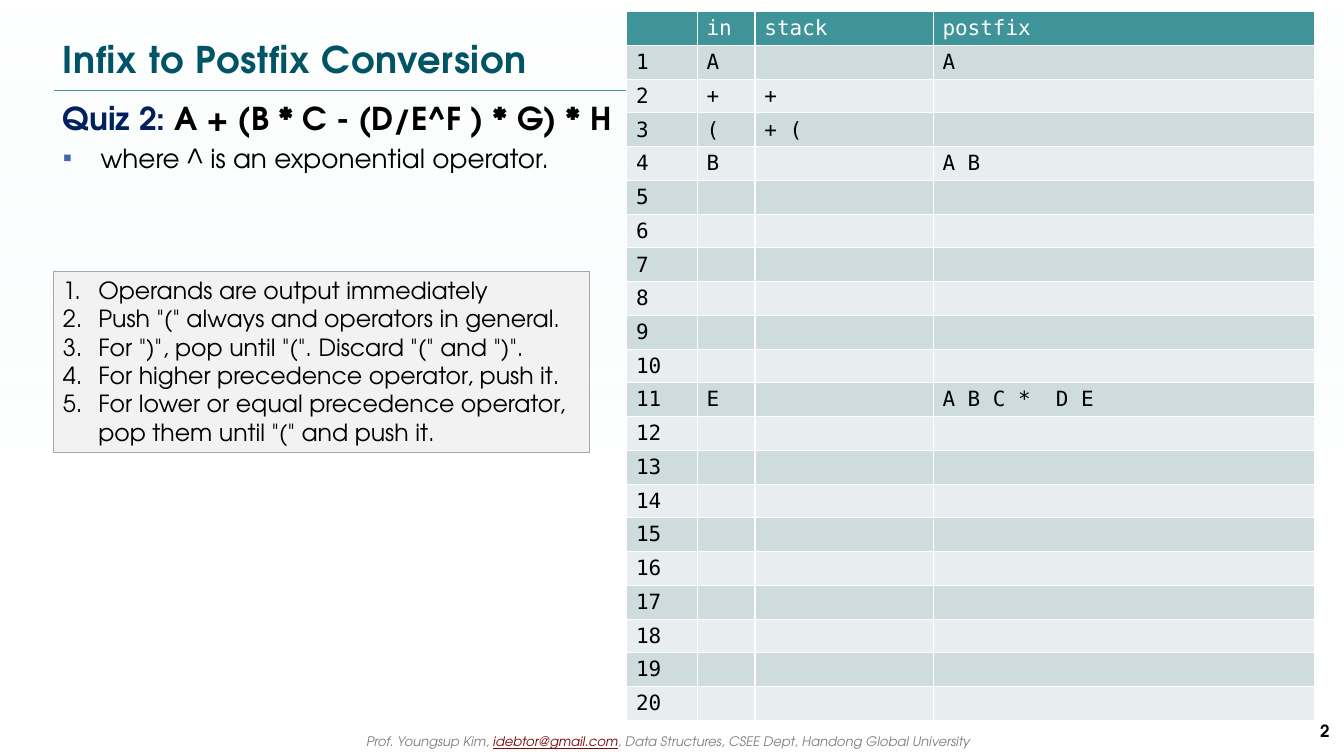
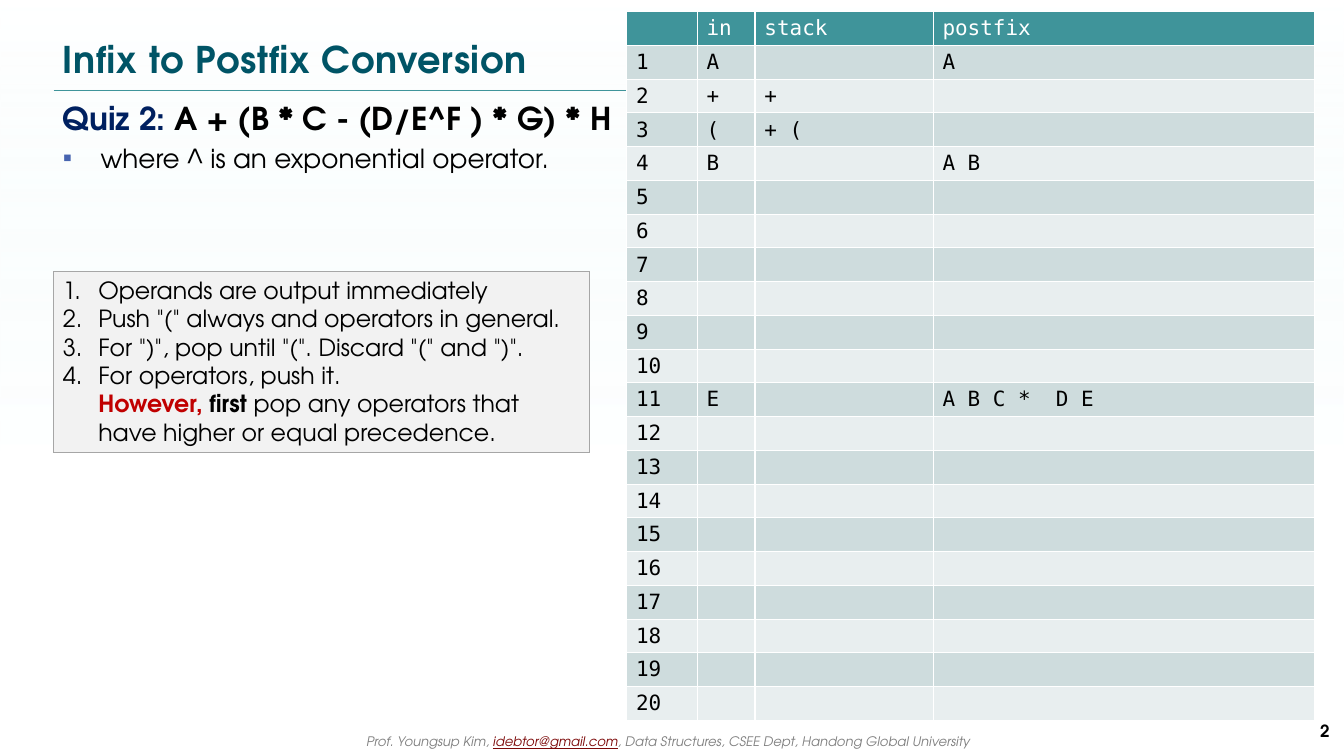
Before and after one commit to idebtor/nowic, a slide deck: slide 2 of ppts/3-2.2_InfixPostfix Quiz7.pptx. Drawn at 1344x756 pixels with LibreOffice and Linux fonts; fonts in the diff are those of the drawing; background and template pictures are left out. Boxes give left, top, right and bottom in pixels: in the first picture for what was removed or moved away, otherwise in the second. Text is boxed around its words. In the diff, an @@ line names an element or a change of style, - is before the commit and + after.

```diff
--- a/ppts/3-2.2_InfixPostfix Quiz7.pptx
+++ b/ppts/3-2.2_InfixPostfix Quiz7.pptx
@@ text in rectangle at [98, 360, 520, 453]: text changed @@
-4. For higher precedence operator, push it.
-5. For lower or equal precedence operator, pop them until "(" and push it.
+4. For operators, push it.
+   However, first pop any operators that have higher or equal precedence.
```
Also in this commit, not shown: 1 other slide changed, 1 other file.
